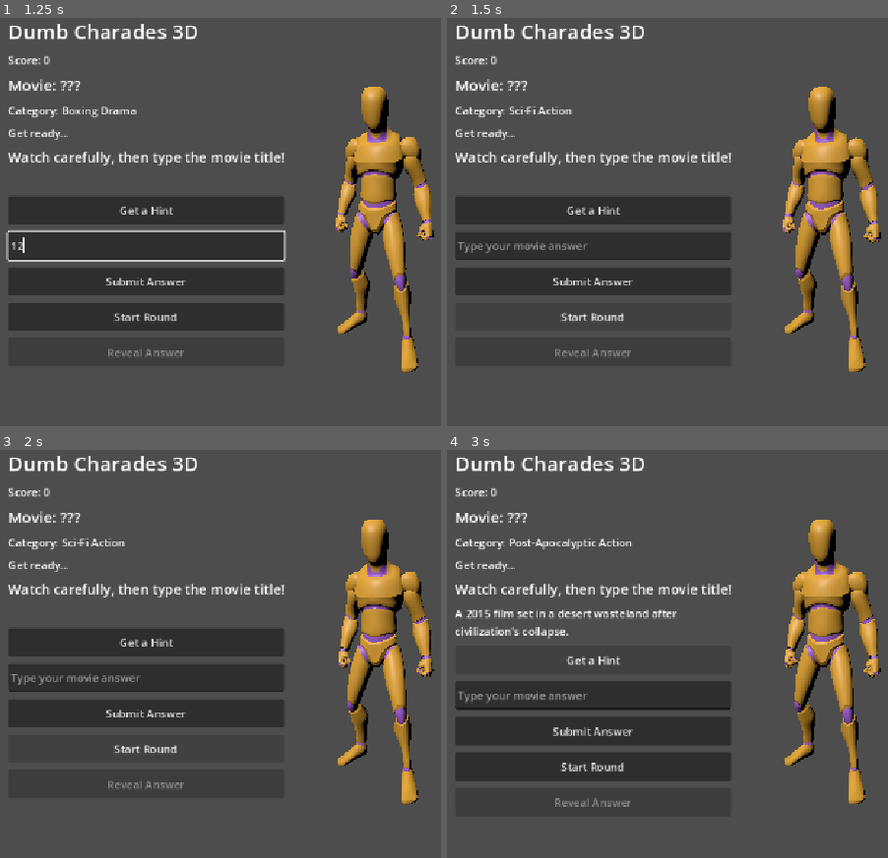
Above: before the commit, frames 1-4 (two rows, left to right).
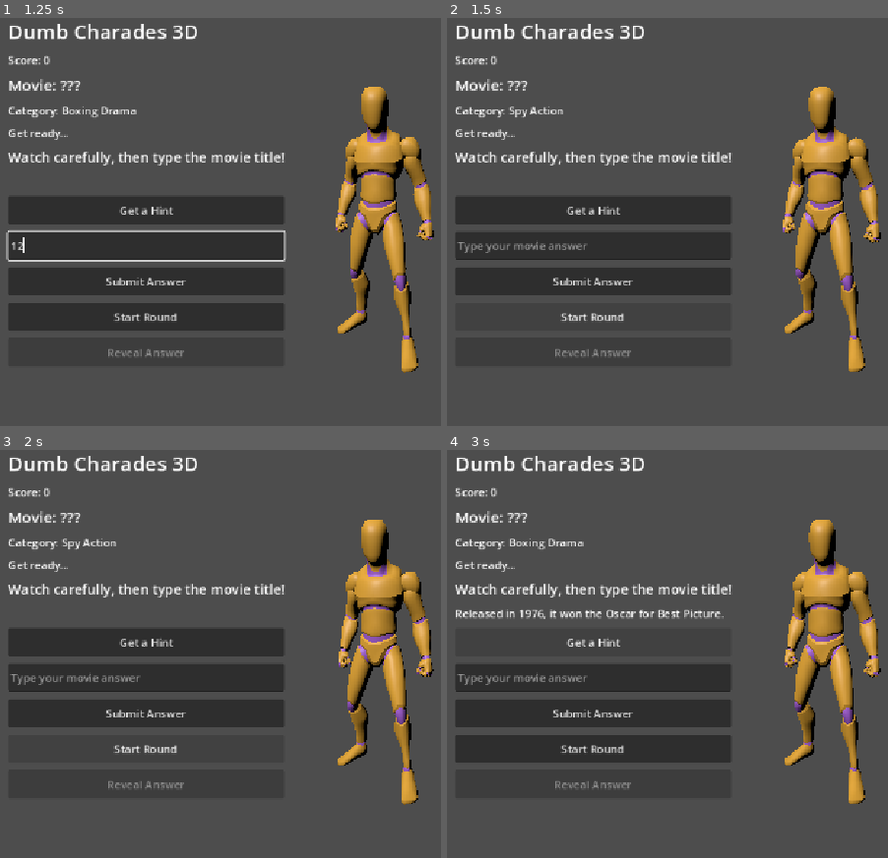
Above: after the commit, the same moments.

Repository: ramakrishna1410/dumbcharadesgodot
Game: Godot game, scene res://scenes/main_3d_ual.tscn
Same seed, same stepped clock (60 frames per second), same inputs: the game is played once before the commit and once after it.
Inputs (mouse positions are in pixels of both pictures, inside the frame that each line leads up to):
- Up to frame 1 (1.25 s): click (145, 246) at 0.52 s; type "12" at 0.6 s
- Up to frame 2 (1.5 s): click "Start Round" at 1.25 s
- Up to frame 3 (2 s): no input
- Up to frame 4 (3 s): click "Start Round" at 2 s; click "Get a Hint" at 2.75 s

Frame 1 is identical in both runs. In frame 2, 0.1% of the frame differs, in the area x 15-29%, y 21-25%; in frame 3, 0.1%; in frame 4, 7.7%, in the area x 1-65%, y 21-88%.

Commit message:
Avoid repeating the same movie on consecutive rounds
random_movie() could pick the same movie again, which with only 4
movies looked like clicking Start Round did nothing since the
category/actions/hints were identical to the previous round.

Co-Authored-By: Claude Sonnet 5 <noreply@anthropic.com>
Claude-Session: https://claude.ai/code/session_01Y8X2xr5vc4b4fP7vVJst4u

Diff:
--- a/scripts/main_3d.gd
+++ b/scripts/main_3d.gd
@@ -149,7 +149,8 @@
 	panel.add_child(reveal_button)
 
 func start_round() -> void:
-	secret_movie = MovieDeck.random_movie()
+	var previous_title := str(secret_movie.get("title", ""))
+	secret_movie = MovieDeck.random_movie(previous_title)
 	movie_actions = secret_movie["actions"]
 
 	sequence_index = 0
--- a/scripts/movie_deck.gd
+++ b/scripts/movie_deck.gd
@@ -28,5 +28,10 @@
 	}
 ]
 
-static func random_movie() -> Dictionary:
-	return MOVIES.pick_random()
+static func random_movie(exclude_title: String = "") -> Dictionary:
+	var candidates := MOVIES
+
+	if exclude_title != "":
+		candidates = MOVIES.filter(func(movie): return movie["title"] != exclude_title)
+
+	return candidates.pick_random()
